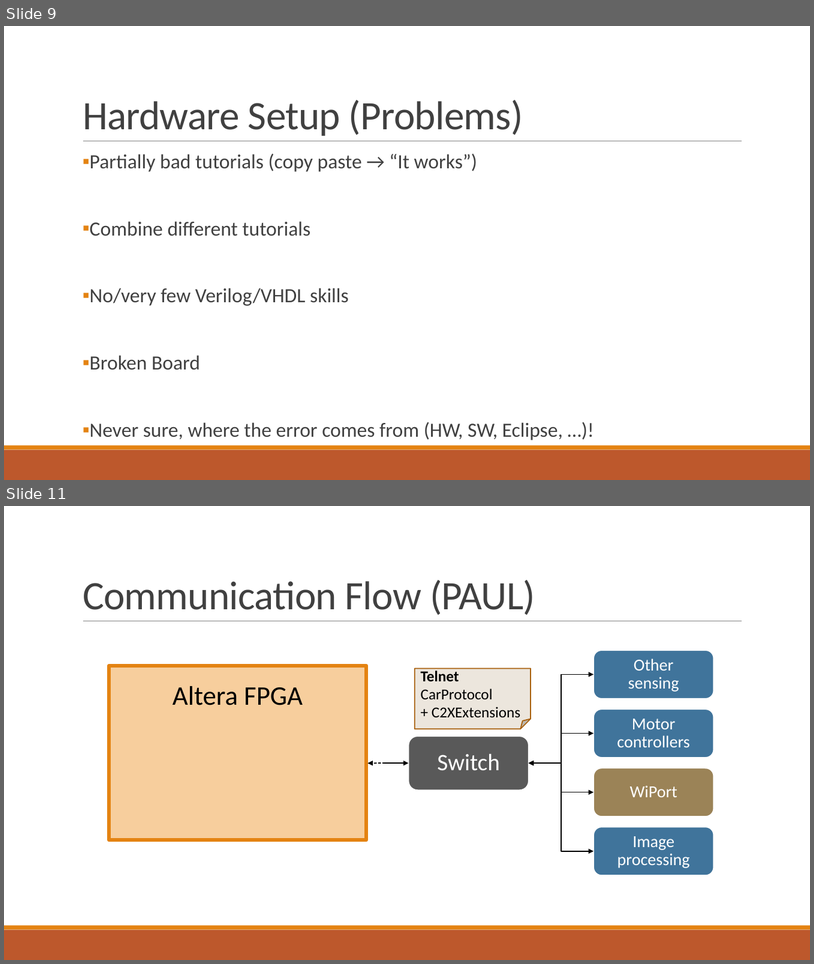
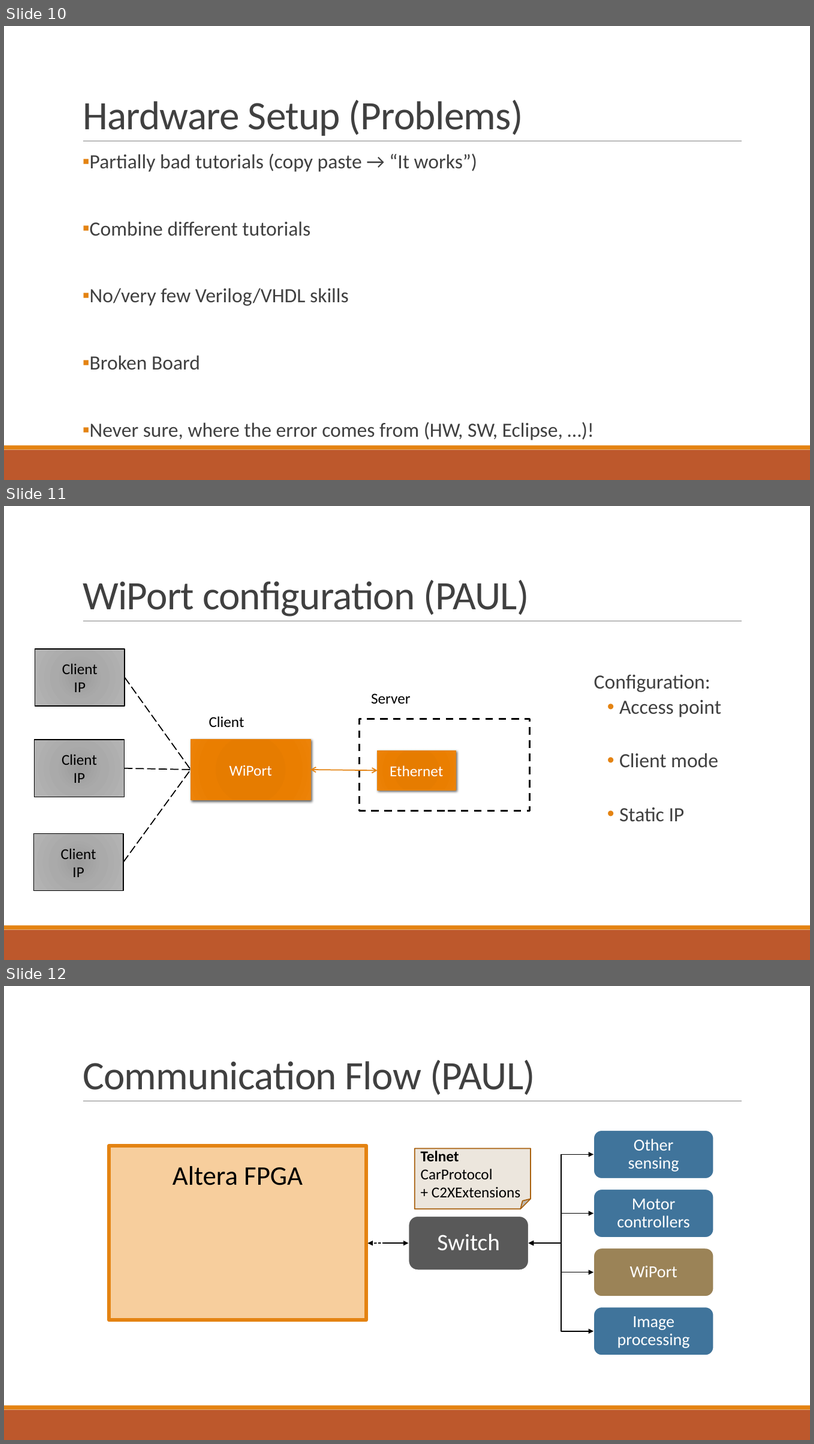
Before and after one commit to fjanssen/Car2X, a slide deck: doc/FinalPresentation.pptx. Shown one above the other, each under a label of ours: slides 9 and 11 before the commit, slides 10, 11 and 12 after it; the slides between them are not shown. The pictures are 814x964 and 814x1444 pixels, drawn with LibreOffice and Linux fonts; fonts in the diff are those of the drawing. Boxes give left, top, right and bottom in pixels: in the first picture for what was removed or moved away, otherwise in the second. Text is boxed around its words. In the diff, an @@ line names an element or a change of style, - is before the commit and + after.

```diff
--- a/doc/FinalPresentation.pptx
+++ b/doc/FinalPresentation.pptx
@@ slide 11 added at (x1=4, y1=506, x2=810, y2=960), background #FFFFFF; not listed: 3 template elements that a slide beside it also shows @@
@@ title added at (x1=83, y1=580, x2=530, y2=616), 48 pt, text #404040 @@
+WiPort configuration (PAUL)
@@ rectangle added at (x1=35, y1=649, x2=125, y2=706), fill gradient #9C9C9C to #AAAAAA to #B4B4B4, outline #000000 1 pt, 18 pt, text #000000 @@
+Client
+IP
@@ line added from (125, 677) to (191, 770), #000000 1.25 pt dashed @@
@@ text added at (x1=594, y1=675, x2=722, y2=822), 24 pt, text #404040 @@
+Configuration:
+  • Access point
+  • Client mode
+  • Static IP
@@ text added at (x1=371, y1=693, x2=410, y2=703), 18 pt, text #000000 @@
+Server
@@ text added at (x1=209, y1=716, x2=245, y2=727), 18 pt, text #000000 @@
+Client
@@ rectangle added at (x1=360, y1=719, x2=530, y2=811), fill #FFFFFF, outline #000000 2.25 pt dashed @@
@@ rectangle added at (x1=34, y1=739, x2=124, y2=796), fill gradient #9C9C9C to #AAAAAA to #B4B4B4, outline #000000 1 pt, 18 pt, text #000000 @@
+Client
+IP
@@ rectangle added at (x1=191, y1=739, x2=311, y2=800), fill gradient #E57B00 to #E87D00 to #EB7E00 to #EF8407, outline #E48312 1 pt, 18 pt, text #FFFFFF @@
+WiPort
@@ rectangle added at (x1=378, y1=750, x2=456, y2=790), fill gradient #E57B00 to #E87D00 to #EB7E00 to #EF8407, outline #E48312 1 pt, 18 pt, text #FFFFFF @@
+Ethernet
@@ line added from (123, 862) to (191, 770), #000000 1.25 pt dashed @@
@@ line added from (125, 768) to (191, 770), #000000 1.25 pt dashed @@
@@ double arrow added from (311, 770) to (378, 771), #E48312 1.25 pt @@
@@ rectangle added at (x1=33, y1=833, x2=123, y2=890), fill gradient #9C9C9C to #AAAAAA to #B4B4B4, outline #000000 1 pt, 18 pt, text #000000 @@
+Client
+IP
@@ what was slide 9 is now slide 10 @@
@@ what was slide 11 is now slide 12 @@
```
Also in this commit, not shown: 1 slide changed, 7 other slides added, 3 slides removed, 2 other files.
